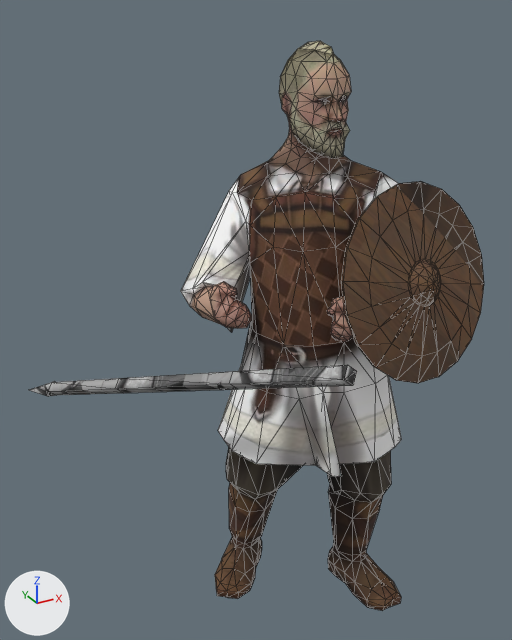
Renders of the glTF model public/assets/unit-models/16-hirdman.glb from each side of a commit.
Before and after are seen from a 50 mm camera at (-1.26, -2.1, 2.21) aimed at (-0.09, 0.02, 1.15). Arrows for +X, +Y and +Z are at lower left; the lights stay in place. The first picture is the older version. Mesh edges are drawn as thin lines. Vertices at exactly the same position are counted once.

Before the edit, the objects in view are built like this:
```python
me_mesh_0 = bpy.data.meshes.new('Mesh_0')
me_mesh_0.from_pydata(...)  # 791 vertices, 1570 faces; spans x -0.82..0.58, y -0.77..0.78, z 0.02..2.12
# faces by material slot: [1292, 38, 240]
me_mesh_0.materials.append(mat_material_0)  # picture img_image_0
me_mesh_0.materials.append(mat_material_1)  # picture img_image_1
me_mesh_0.materials.append(mat_material_2)  # picture img_image_2
ob_mesh_0 = bpy.data.objects.new('Mesh_0', me_mesh_0)
ob_mesh_0.location = (0.0, 0.0, 0.0)
```
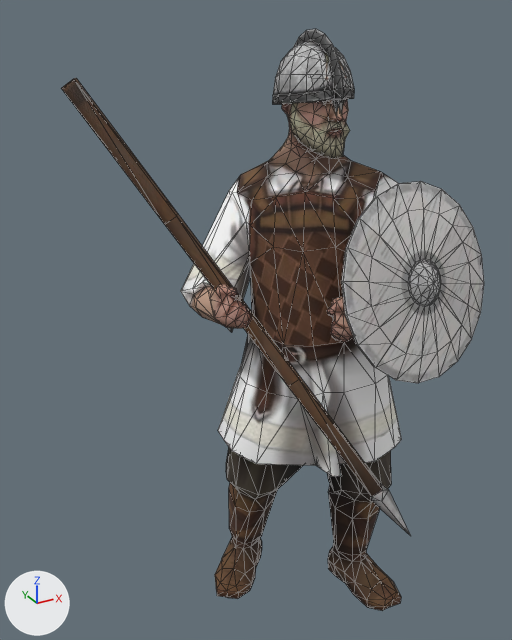
The edits, one by one:
Picture 'Image_3' (img_image_3) is new.
Material 'Material_3' (mat_material_3) is new.
Its texture is img_image_3.
Its metallic is 0.05.
Its roughness is 0.85.
me_mesh_0 is used by ob_mesh_0; location (0.0, 0.0, 0.0).
me_mesh_0 had 791 vertices, 1570 faces and spanned x -0.82..0.58, y -0.77..0.78, z 0.02..2.12.
me_mesh_0 now has 922 vertices, 1808 faces and spans x -0.77..0.58, y -0.69..0.16, z 0.02..2.16.
me_mesh_0 part 1: the loose piece of 21 vertices spanning x -0.82..-0.21, y -0.77..0.78, z 0.68..1.35 is multiplied about its middle by the matrix ((0.661, 0.648, -0.378), (0.359, 0.17, 0.918), (0.659, -0.742, -0.121)), then moved by (0.2, -0.41, 0.31), in mat_material_2 (picture img_image_2).
me_mesh_0 part 2: a new loose piece of 131 vertices spanning x -0.06..0.17, y -0.26..0.09, z 1.9..2.16, in mat_material_1 (picture img_image_1).
me_mesh_0 part 3: 240 faces spanning x -0.07..0.58, y -0.56..-0.34, z 1.08..1.71 switch from mat_material_2 (picture img_image_2) to mat_material_3 (picture img_image_3).

Boxes [x1, y1, x2, y2] around the edits, measured in the pictures (512 x 640 px; the box of a moved part takes in the faces that stretch with it):
'Mesh_0', reshaped (7% narrower)
    before: [30, 41, 484, 611]
    after: [61, 29, 484, 611]
part 1 of me_mesh_0, moved or reshaped
    before: [30, 365, 357, 396]
    after: [61, 78, 411, 536]
part 2 of me_mesh_0, added
    after: [272, 29, 354, 114]
part 3 of me_mesh_0, recoloured (brown to grey)
    both: [341, 181, 484, 383]
